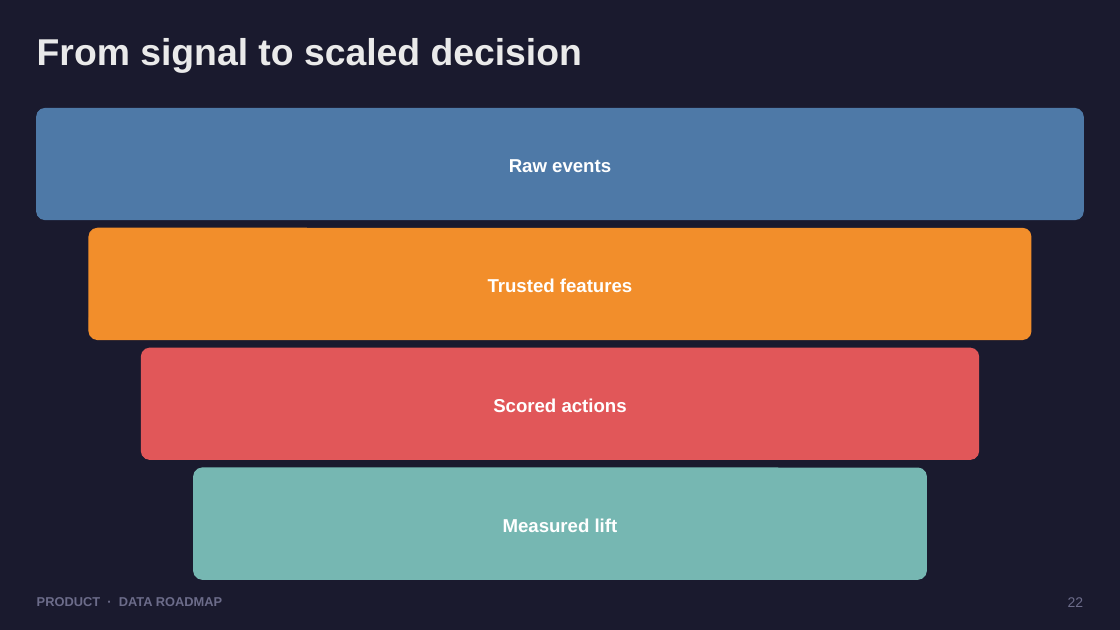
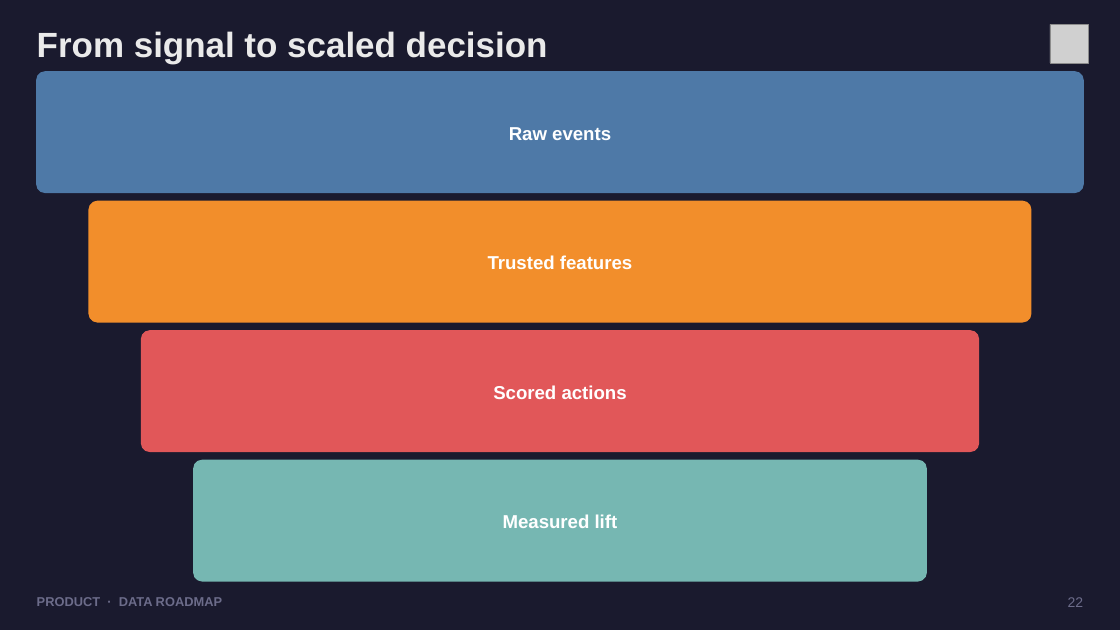
Before and after one commit to dhanesh123in/ppt-gen, a slide deck: slide 22 of examples/demo.pptx. Drawn at 1120x630 pixels with LibreOffice and Linux fonts; fonts in the diff are those of the drawing; grey boxes stand for pictures. Boxes give left, top, right and bottom in pixels: in the first picture for what was removed or moved away, otherwise in the second. Text is boxed around its words. In the diff, an @@ line names an element or a change of style, - is before the commit and + after.

```diff
--- a/examples/demo.pptx
+++ b/examples/demo.pptx
@@ text "From signal to scaled decision" at (x1=37, y1=31, x2=548, y2=64): size 32 to 30 pt @@
@@ picture added at (x1=1050, y1=24, x2=1089, y2=63) @@
@@ proportions changed in 4 elements at (x1=194, y1=460, x2=927, y2=581), (x1=141, y1=331, x2=979, y2=452), (x1=89, y1=202, x2=1031, y2=323), (x1=37, y1=71, x2=1084, y2=192) @@
@@ rounded rectangle resized from (x1=37, y1=108, x2=1084, y2=219) to (x1=37, y1=71, x2=1084, y2=192) @@
@@ text "Raw events" moved from (x1=509, y1=159, x2=611, y2=172) to (x1=509, y1=127, x2=611, y2=140) @@
@@ rounded rectangle resized from (x1=89, y1=229, x2=1031, y2=339) to (x1=89, y1=202, x2=1031, y2=323) @@
@@ text "Trusted features" moved from (x1=488, y1=278, x2=632, y2=292) to (x1=488, y1=255, x2=632, y2=269) @@
@@ rounded rectangle resized from (x1=141, y1=349, x2=979, y2=460) to (x1=141, y1=331, x2=979, y2=452) @@
@@ text "Scored actions" moved from (x1=493, y1=398, x2=627, y2=412) to (x1=493, y1=385, x2=627, y2=399) @@
@@ rounded rectangle resized from (x1=194, y1=468, x2=927, y2=579) to (x1=194, y1=460, x2=927, y2=581) @@
@@ text "Measured lift" moved from (x1=503, y1=518, x2=618, y2=532) to (x1=503, y1=514, x2=618, y2=528) @@
```
Also in this commit, not shown: 29 other slides changed, 9 other files.
